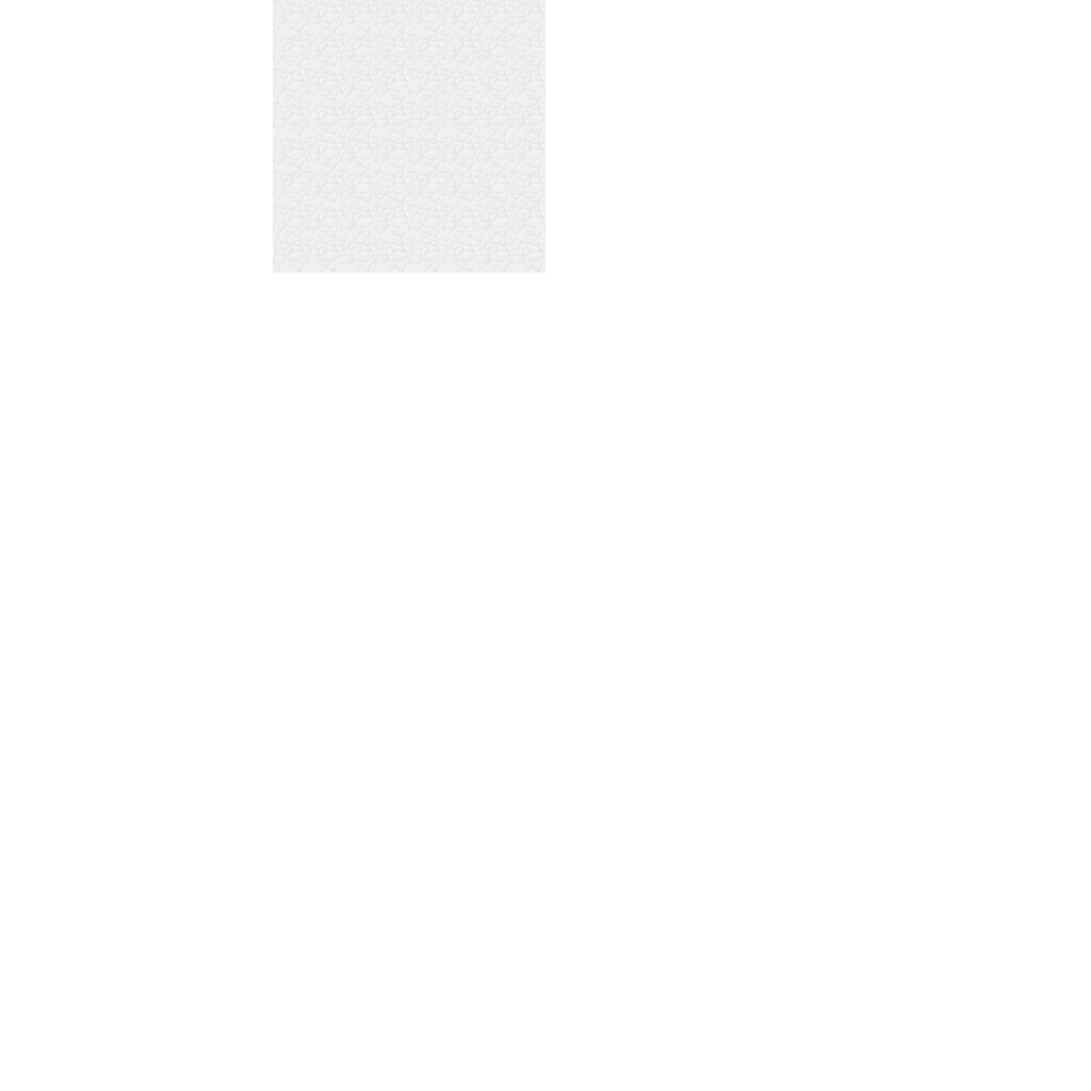
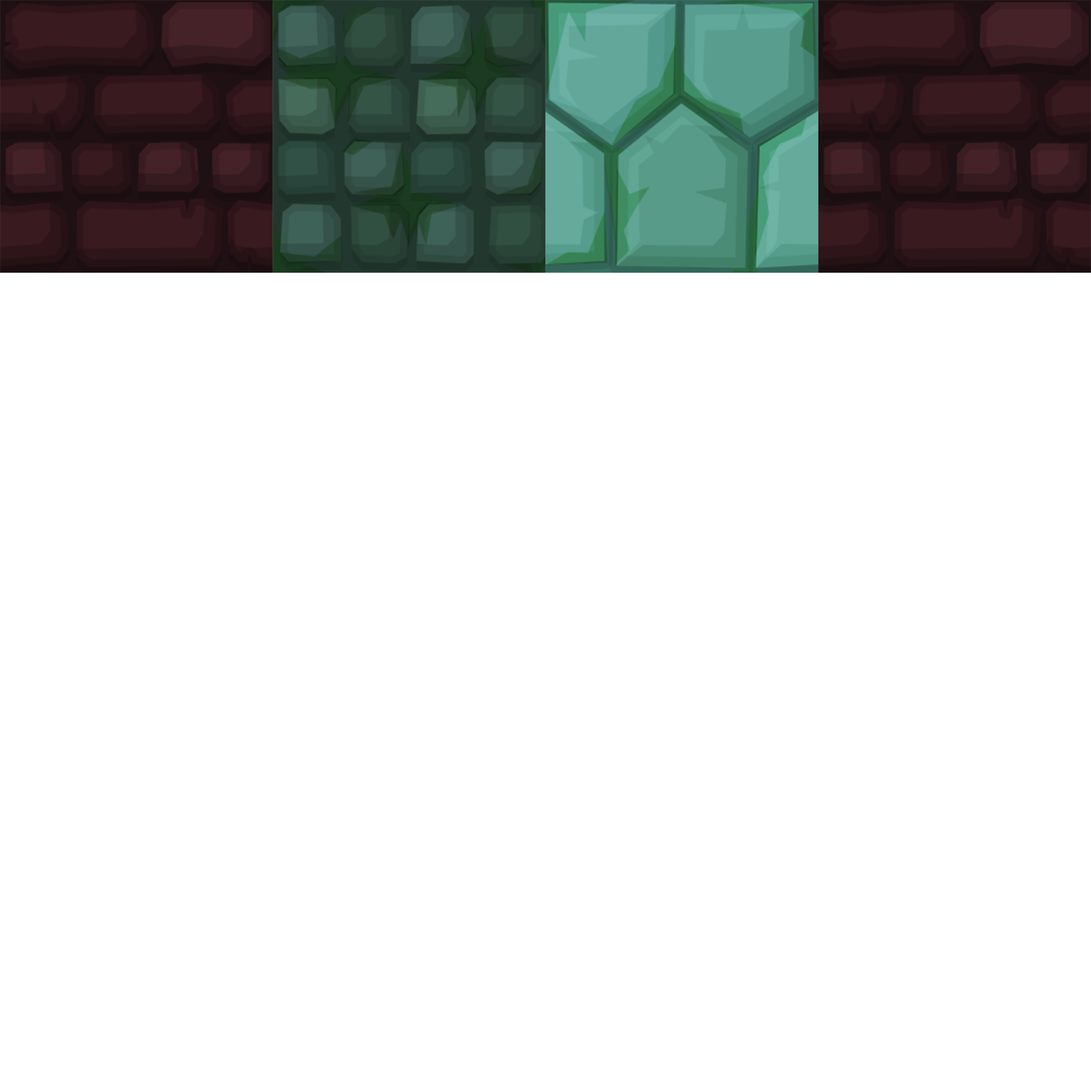
Layered file, before and after one edit (1091px x 1091px). Changes by layer:
added layer "prismarine_bricks" above "prismarine_dark" over [545, 0, 819, 273]
renamed "snapshot_window_1" to "prismarine_dark", moved it out of group "Template", painted on it over [272, 0, 546, 273]
removed group "Group 3" (8 layers) (was 25%) over [272, 0, 546, 273]
removed layer "stone_diorite copy 6" (1st of 4, in "Group 3") from group "Group 3" over [272, 0, 546, 35]
removed layer "stone_diorite copy 6" (2nd of 4, in "Group 3") from group "Group 3" over [272, 34, 546, 69]
removed layer "stone_diorite copy 6" (3rd of 4, in "Group 3") from group "Group 3" over [272, 68, 546, 103]
removed layer "stone_diorite copy 6" (4th of 4, in "Group 3") from group "Group 3" over [272, 102, 546, 137]
removed layer "stone_diorite copy 5" (1st of 2, in "Group 3") from group "Group 3" over [272, 136, 546, 171]
removed layer "stone_diorite copy 5" (2nd of 2, in "Group 3") from group "Group 3" over [272, 170, 546, 205]
removed layer "stone_diorite copy 4" from group "Group 3" over [272, 204, 546, 239]
removed layer "stone_diorite copy 3" from group "Group 3" over [272, 238, 546, 273]
added layer "nether_brick" (1st of 2) above "nether_brick" over [0, 0, 273, 273]
added layer "nether_brick" (2nd of 2) above "stone_granite" over [818, 0, 1091, 273]
